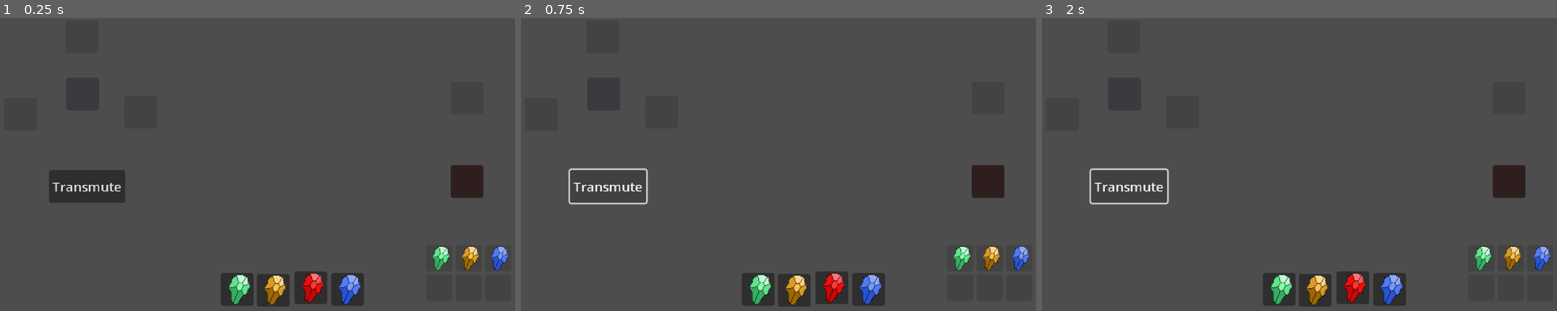
Above: before the commit, frames 1-3 (left to right).
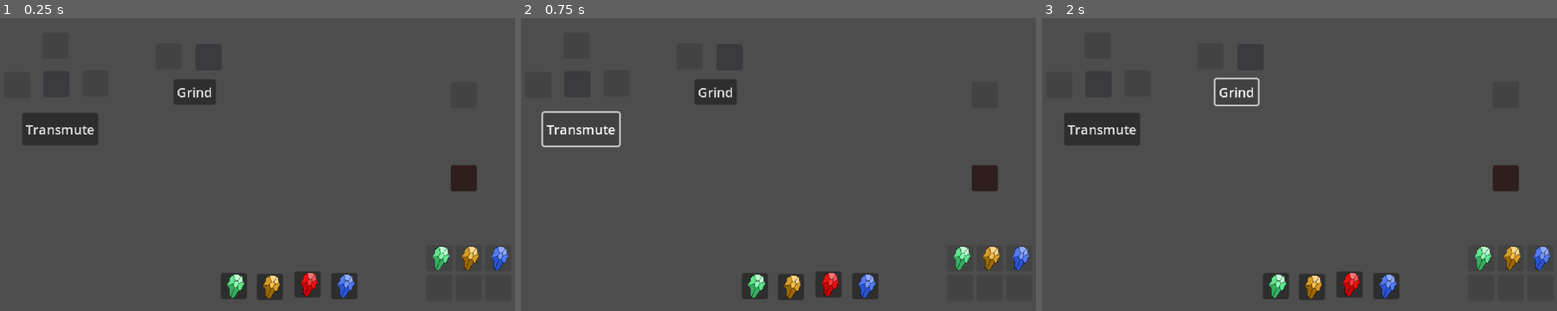
Above: after the commit, the same moments.

Repository: Animo105/prototype
Game: Godot game, scene res://world.tscn
Same seed, same stepped clock (60 frames per second), same inputs: the game is played once before the commit and once after it.
Inputs:
- Up to frame 1 (0.25 s): no input
- Up to frame 2 (0.75 s): click "Transmute" at 0.5 s
- Up to frame 3 (2 s): click "Transmute" (after the commit: "Grind") at 1.25 s

The runs differ from the first frame. In frame 1, 5.8% of the frame differs, in the area x 4-94%, y 20-99%; in frame 2, 3.8%; in frame 3, 4.3%.

Commit message:
Grinder ajouté

Diff:
--- /dev/null
+++ b/Crafting Stations/Scripts/grinder.gd
@@ -0,0 +1,13 @@
+extends Control
+
+@onready var element_slot: ElementSlot = $ElementSlot
+@onready var product_slot: ProductSlot = $ProductSlot
+
+
+func _on_button_pressed() -> void:
+	if element_slot.element_instance && element_slot.element_instance.element:
+		var ingredient : Array[String] = [ element_slot.element_instance.element.id ]
+		var product = Elements.craft(ingredient, Types.MachinesTypes.GRINDER, 1)
+		if product != null:
+			element_slot.element_instance = null
+			product_slot.element_instance = product
--- a/Crafting Stations/grinder.tscn
+++ b/Crafting Stations/grinder.tscn
@@ -1,9 +1,36 @@
-[gd_scene format=3 uid="uid://crj04rpwy0pm1"]
+[gd_scene load_steps=4 format=3 uid="uid://crj04rpwy0pm1"]
+
+[ext_resource type="Script" uid="uid://yo23368esnns" path="res://Crafting Stations/Scripts/grinder.gd" id="1_jyvgp"]
+[ext_resource type="PackedScene" uid="uid://cmyf1ng3pfshx" path="res://SlotManagement/element_slot.tscn" id="2_ehgqu"]
+[ext_resource type="PackedScene" uid="uid://dqpo3sr18ca2r" path="res://SlotManagement/product_slot.tscn" id="3_unwhg"]
 
 [node name="Grinder" type="Control"]
 layout_mode = 3
-anchors_preset = 15
-anchor_right = 1.0
-anchor_bottom = 1.0
+anchors_preset = 0
+offset_right = 90.0
+offset_bottom = 77.0
 grow_horizontal = 2
 grow_vertical = 2
+script = ExtResource("1_jyvgp")
+
+[node name="ElementSlot" parent="." instance=ExtResource("2_ehgqu")]
+layout_mode = 0
+offset_right = 50.0
+offset_bottom = 32.0
+
+[node name="ProductSlot" parent="." instance=ExtResource("3_unwhg")]
+layout_mode = 0
+offset_left = 49.0
+offset_top = 1.0
+offset_right = 99.0
+offset_bottom = 33.0
+
+[node name="Button" type="Button" parent="."]
+layout_mode = 0
+offset_left = 22.0
+offset_top = 44.0
+offset_right = 74.0
+offset_bottom = 75.0
+text = "Grind"
+
+[connection signal="pressed" from="Button" to="." method="_on_button_pressed"]
--- a/Crafting Stations/transmutation_circle.tscn
+++ b/Crafting Stations/transmutation_circle.tscn
@@ -6,48 +6,46 @@
 
 [node name="Transmutation Circle" type="Control"]
 layout_mode = 3
-anchor_right = 0.312
-anchor_bottom = 0.633
-offset_right = 0.31999207
-offset_bottom = 0.11999512
+offset_right = 145.0
+offset_bottom = 158.0
 grow_horizontal = 2
 grow_vertical = 2
 script = ExtResource("1_mvurf")
 
 [node name="ElementSlot" parent="." instance=ExtResource("1_cfqfo")]
 layout_mode = 0
-offset_left = 152.0
-offset_top = 94.0
-offset_right = 192.0
-offset_bottom = 134.0
+offset_left = 101.0
+offset_top = 63.0
+offset_right = 141.0
+offset_bottom = 103.0
 
 [node name="ElementSlot3" parent="." instance=ExtResource("1_cfqfo")]
 layout_mode = 0
-offset_left = 80.0
-offset_top = 2.0
-offset_right = 120.0
-offset_bottom = 42.0
+offset_left = 52.0
+offset_top = 17.0
+offset_right = 92.0
+offset_bottom = 57.0
 
 [node name="ElementSlot4" parent="." instance=ExtResource("1_cfqfo")]
 layout_mode = 0
 offset_left = 5.0
-offset_top = 97.0
+offset_top = 65.0
 offset_right = 45.0
-offset_bottom = 137.0
+offset_bottom = 105.0
 
 [node name="Button" type="Button" parent="."]
 layout_mode = 0
-offset_left = 60.0
-offset_top = 185.0
-offset_right = 153.0
-offset_bottom = 225.0
+offset_left = 27.0
+offset_top = 115.0
+offset_right = 120.0
+offset_bottom = 155.0
 text = "Transmute"
 
 [node name="ProductSlot" parent="." instance=ExtResource("2_rxurf")]
 layout_mode = 0
-offset_left = 81.0
-offset_top = 72.0
-offset_right = 121.0
-offset_bottom = 112.0
+offset_left = 53.0
+offset_top = 64.0
+offset_right = 93.0
+offset_bottom = 104.0
 
 [connection signal="pressed" from="Button" to="." method="_on_button_pressed"]
--- /dev/null
+++ b/Materials/Recipes/sand.tres
@@ -0,0 +1,11 @@
+[gd_resource type="Resource" script_class="Recipe" load_steps=2 format=3 uid="uid://eymge1rwq8ib"]
+
+[ext_resource type="Script" uid="uid://huvqt48l1o8m" path="res://Materials/recipe.gd" id="1_jbqit"]
+
+[resource]
+script = ExtResource("1_jbqit")
+product_id = "sand"
+machine = 1
+stability_range = Vector2(0, 5)
+sorted_components_id = Array[String](["earth"])
+metadata/_custom_type_script = "uid://huvqt48l1o8m"
--- a/SlotManagement/Scripts/basic_slot.gd
+++ b/SlotManagement/Scripts/basic_slot.gd
@@ -4,6 +4,12 @@
 @abstract func element_instance_changed()
 
 func _init() -> void:
+	set_texture_size()
+
+func _ready() -> void:
+	set_texture_size()
+
+func set_texture_size():
 	custom_minimum_size = Settings.TextureSize
 	size = Settings.TextureSize
 
--- a/SlotManagement/Scripts/element_slot.gd
+++ b/SlotManagement/Scripts/element_slot.gd
@@ -4,6 +4,7 @@
 @onready var texture_rect: TextureRect = $TextureRect
 
 func _ready() -> void:
+	set_texture_size()
 	self_modulate.a = 0.3
 
 func element_instance_changed():
--- a/SlotManagement/Scripts/infinite_slot.gd
+++ b/SlotManagement/Scripts/infinite_slot.gd
@@ -9,6 +9,7 @@
 var produced_instance : ElementInstance
 
 func _ready() -> void:
+	set_texture_size()
 	if element_produced == null:
 		push_error("Infinite Slot without element to produce")
 		queue_free()
--- a/SlotManagement/Scripts/product_slot.gd
+++ b/SlotManagement/Scripts/product_slot.gd
@@ -4,6 +4,7 @@
 @onready var texture_rect: TextureRect = $TextureRect
 
 func _ready() -> void:
+	set_texture_size()
 	self_modulate.a = 0.4
 
 func element_instance_changed():
@@ -11,9 +12,11 @@
 		if element_instance && element_instance.element:
 			texture_rect.texture = element_instance.element.texture
 			self_modulate.a = 1
+			mouse_default_cursor_shape = Control.CURSOR_POINTING_HAND
 		else:
 			texture_rect.texture = null
 			self_modulate.a = 0.4
+			mouse_default_cursor_shape = Control.CURSOR_ARROW
 
 func _can_drop_data(_at_position: Vector2, _data: Variant) -> bool:
 	return false
--- a/SlotManagement/Scripts/value_slot.gd
+++ b/SlotManagement/Scripts/value_slot.gd
@@ -4,6 +4,7 @@
 @onready var texture_rect: TextureRect = $TextureRect
 
 func _ready() -> void:
+	set_texture_size()
 	label.text = ""
 	self_modulate.a = 0.3
 
--- a/world.tscn
+++ b/world.tscn
@@ -10,6 +10,7 @@
 [ext_resource type="Resource" uid="uid://dlg3l4wshpdyf" path="res://Materials/Elements/earth_crystal.tres" id="8_wse8f"]
 [ext_resource type="Resource" uid="uid://b0jlcn4xqba3w" path="res://Materials/Elements/fire_crystal.tres" id="9_ic0uy"]
 [ext_resource type="Resource" uid="uid://d4fddfvct8cd0" path="res://Materials/Elements/water_crystal.tres" id="10_k3n1d"]
+[ext_resource type="PackedScene" uid="uid://crj04rpwy0pm1" path="res://Crafting Stations/grinder.tscn" id="11_ic0uy"]
 
 [node name="world" type="Control"]
 layout_mode = 3
@@ -57,10 +58,10 @@
 
 [node name="Craft Station" parent="." instance=ExtResource("3_tlwt5")]
 layout_mode = 1
-anchor_right = 0.30600002
-anchor_bottom = 0.64400005
-offset_right = 0.1599884
-offset_bottom = 0.15997314
+anchor_right = 0.223
+anchor_bottom = 0.453
+offset_right = 0.27999878
+offset_bottom = -0.08000183
 
 [node name="Value Slot" parent="." instance=ExtResource("4_aqk2v")]
 layout_mode = 0
@@ -111,3 +112,13 @@
 offset_bottom = 351.0
 element_produced = ExtResource("10_k3n1d")
 produced_stability = 1
+
+[node name="Grinder" parent="." instance=ExtResource("11_ic0uy")]
+layout_mode = 1
+anchors_preset = 0
+offset_left = 190.0
+offset_top = 30.0
+offset_right = 190.0
+offset_bottom = 30.0
+grow_horizontal = 1
+grow_vertical = 1
Not shown, added: Crafting Stations/Scripts/grinder.gd.uid
Not shown: 1 places in world.tscn that only renumber resources
